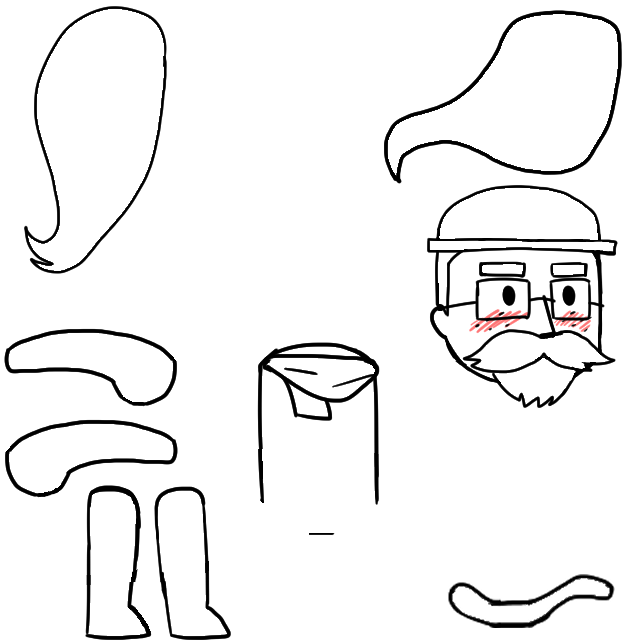
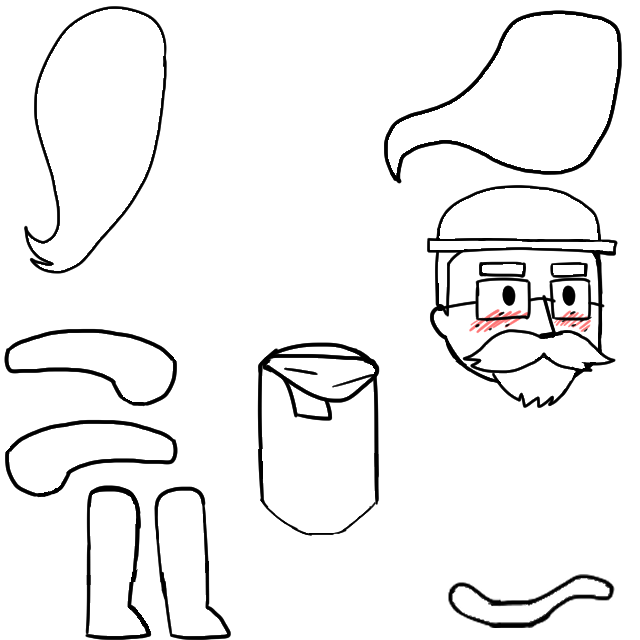
Layered file, before and after one edit (640×640). Changes by layer:
painted on "Torso" over (261, 499, 376, 536)
